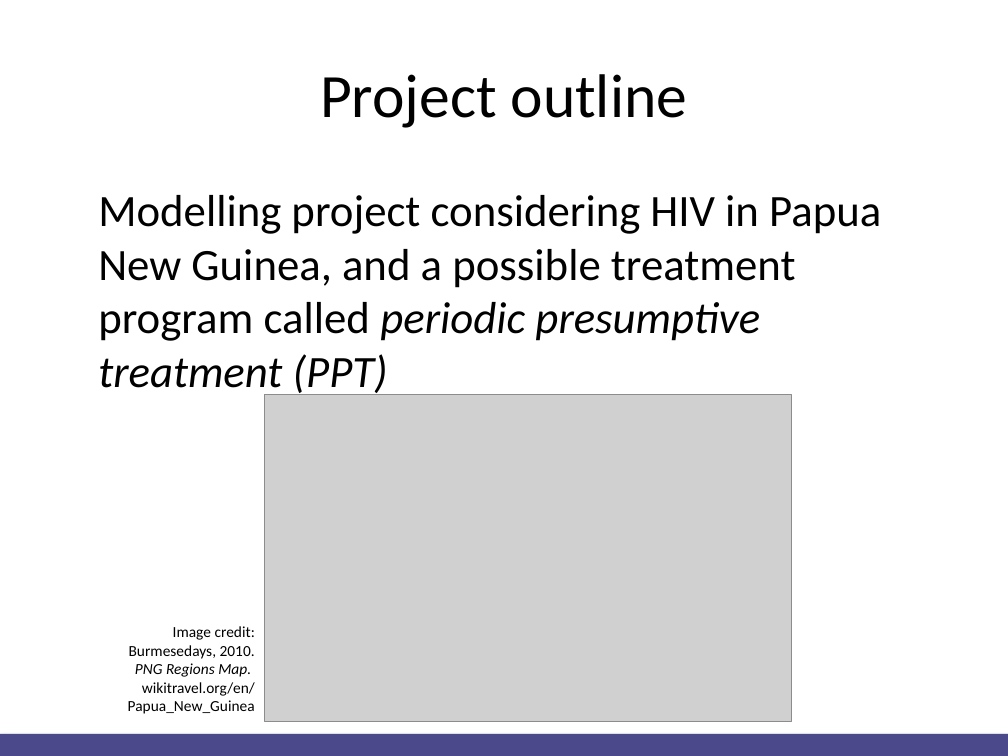
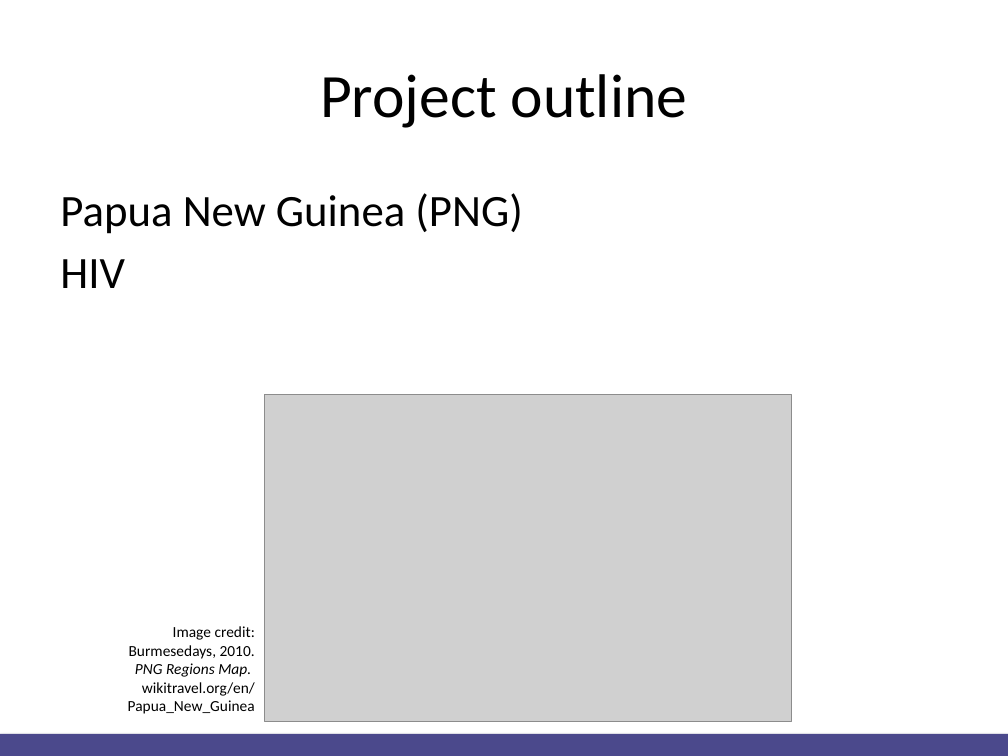
Before and after one commit to Christopher-Rock/hivandppt, a slide deck: slide 2 of Christopher Rock HIV and PPT.pptx. Drawn at 1008x756 pixels with LibreOffice and Linux fonts; fonts in the diff are those of the drawing; grey boxes stand for pictures. Boxes give left, top, right and bottom in pixels: in the first picture for what was removed or moved away, otherwise in the second. Text is boxed around its words. In the diff, an @@ line names an element or a change of style, - is before the commit and + after.

```diff
--- a/Christopher Rock HIV and PPT.pptx
+++ b/Christopher Rock HIV and PPT.pptx
@@ text at (60,193,522,288): text changed @@
-Modelling project considering HIV in Papua New Guinea, and a possible treatment program called periodic presumptive treatment (PPT)
+Papua New Guinea (PNG)
+HIV
```
Also in this commit, not shown: 1 other slide changed, 11 other files.
